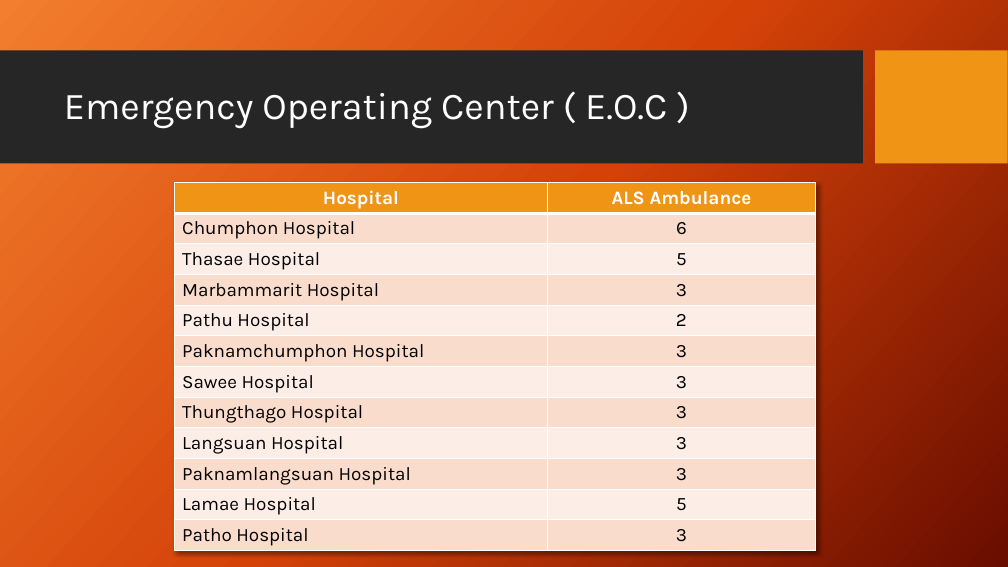
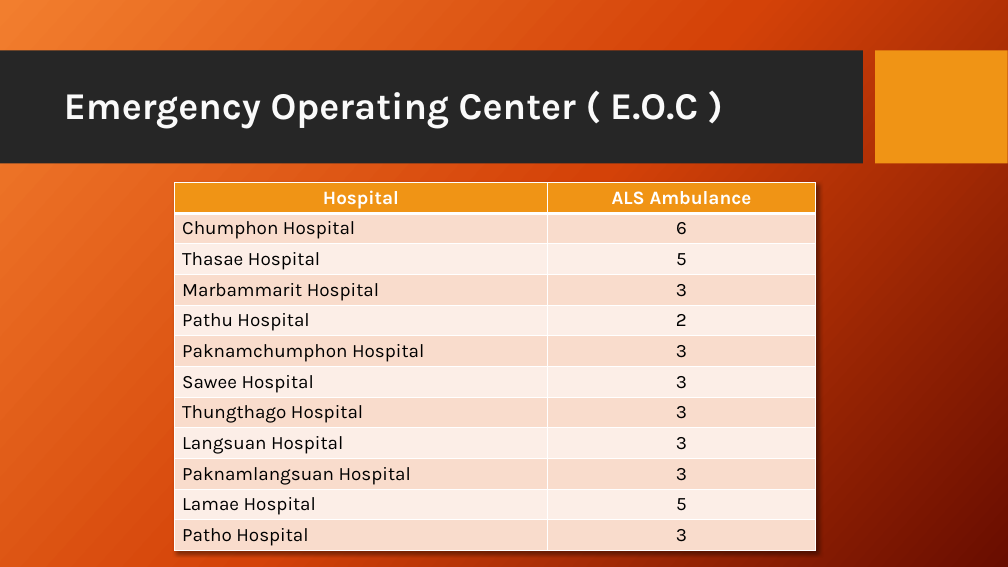
Before and after one commit to joblackpoc/Jobs_SSJ, a slide deck: slide 4 of gishealth_Eng.pptx (slide 6 before the commit). Drawn at 1008x567 pixels with LibreOffice and Linux fonts; fonts in the diff are those of the drawing; background and template pictures are left out. Boxes give left, top, right and bottom in pixels: in the first picture for what was removed or moved away, otherwise in the second. Text is boxed around its words. In the diff, an @@ line names an element or a change of style, - is before the commit and + after.

```diff
--- a/gishealth_Eng.pptx
+++ b/gishealth_Eng.pptx
@@ title "Emergency Operating Center ( E.O.C ..." at bbox=[64, 92, 698, 128]: text colour #FFFFFF to pattern #E7E6E6 on #FAFAFA, letter outline none to #AFABAB 1 pt, bold on @@
```
Also in this commit, not shown: 3 other slides changed, 4 slides added, 3 slides removed, 2 other files.
